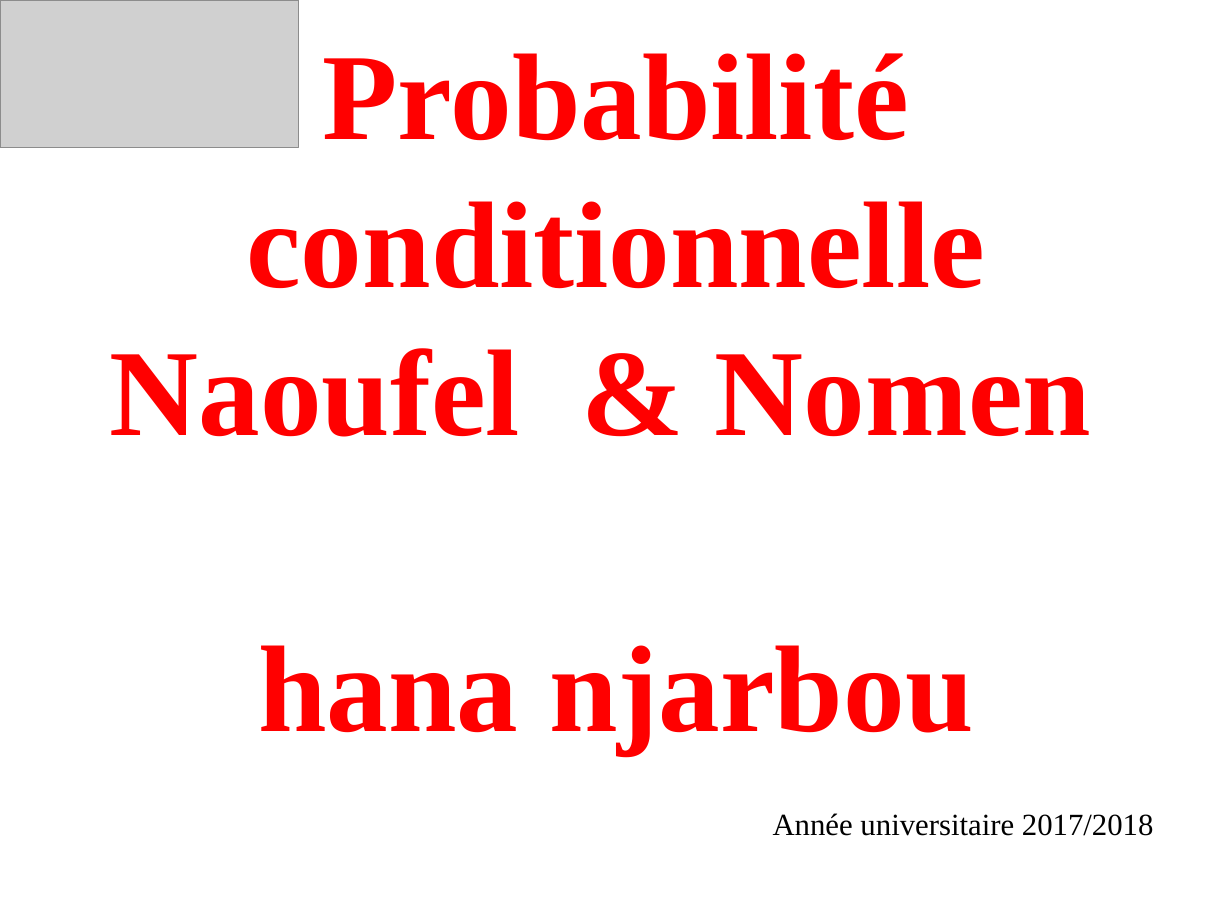
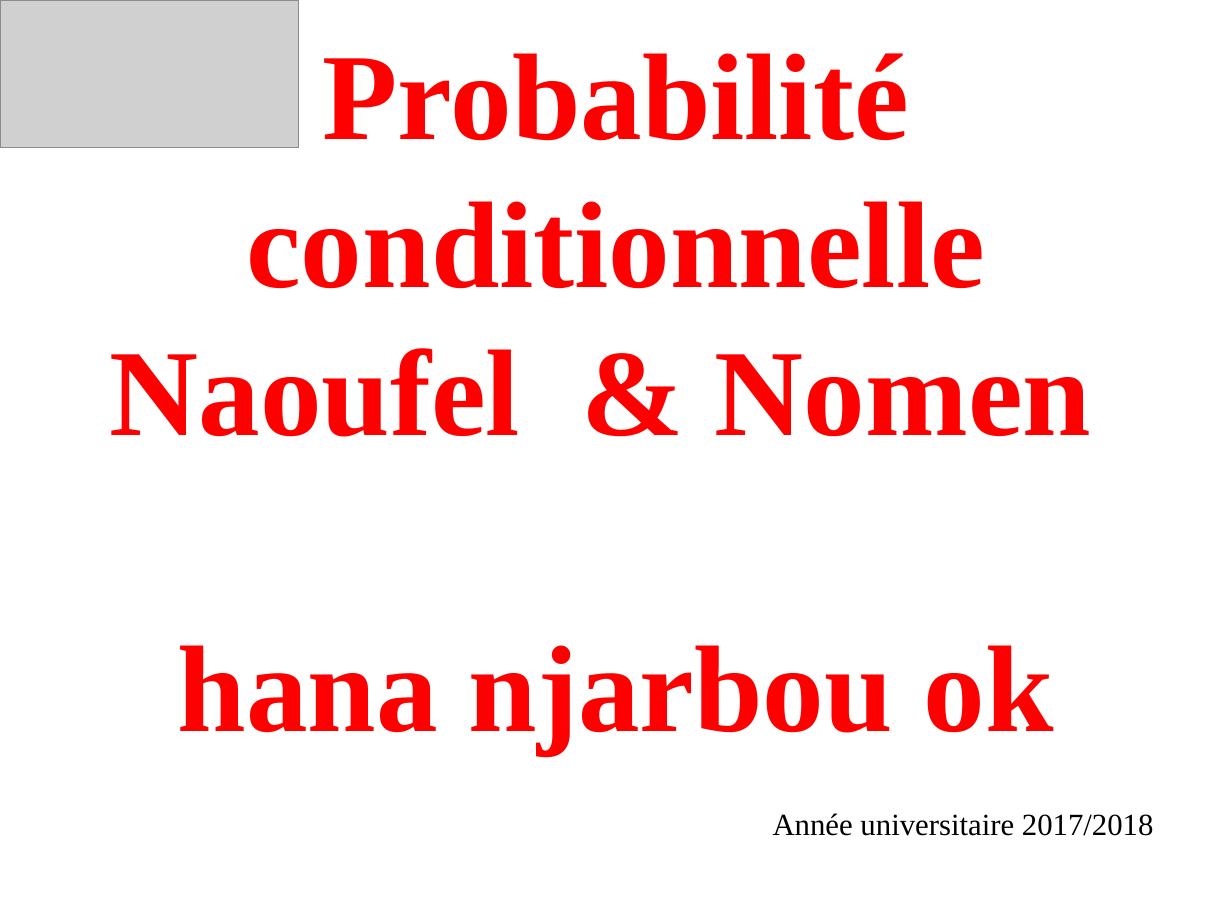
Before and after one commit to naoufelmhadhbi/FixIt, a slide deck: slide 1 of cours 2.pptx. Drawn at 1232x924 pixels with LibreOffice and Linux fonts; fonts in the diff are those of the drawing; grey boxes stand for pictures. Boxes give left, top, right and bottom in pixels: in the first picture for what was removed or moved away, otherwise in the second. Text is boxed around its words. In the diff, an @@ line names an element or a change of style, - is before the commit and + after.

Commit message:
Update cours 2.pptx
testtt

```diff
--- a/cours 2.pptx
+++ b/cours 2.pptx
@@ title at <box>110,53,1091,753</box>: text changed @@
-Probabilité conditionnelle
-Naoufel & Nomen
-hana njarbou
+Probabilité conditionnelle
+Naoufel & Nomen
+hana njarbou ok
```
